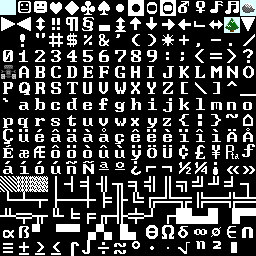
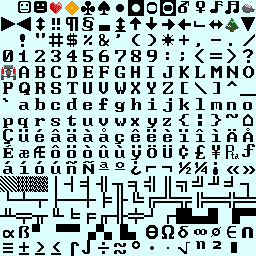
Two versions of the same layered image (256x256). Layer-by-layer changes:
added layer "diamonds" above "heart" over (65, 0, 79, 16)
added layer "heart" above "robot" over (50, 2, 62, 14)
painted on "robot" over (0, 60, 21, 85)
painted on "terminal16x16_gs_ro.png" over (0, 0, 256, 256)
